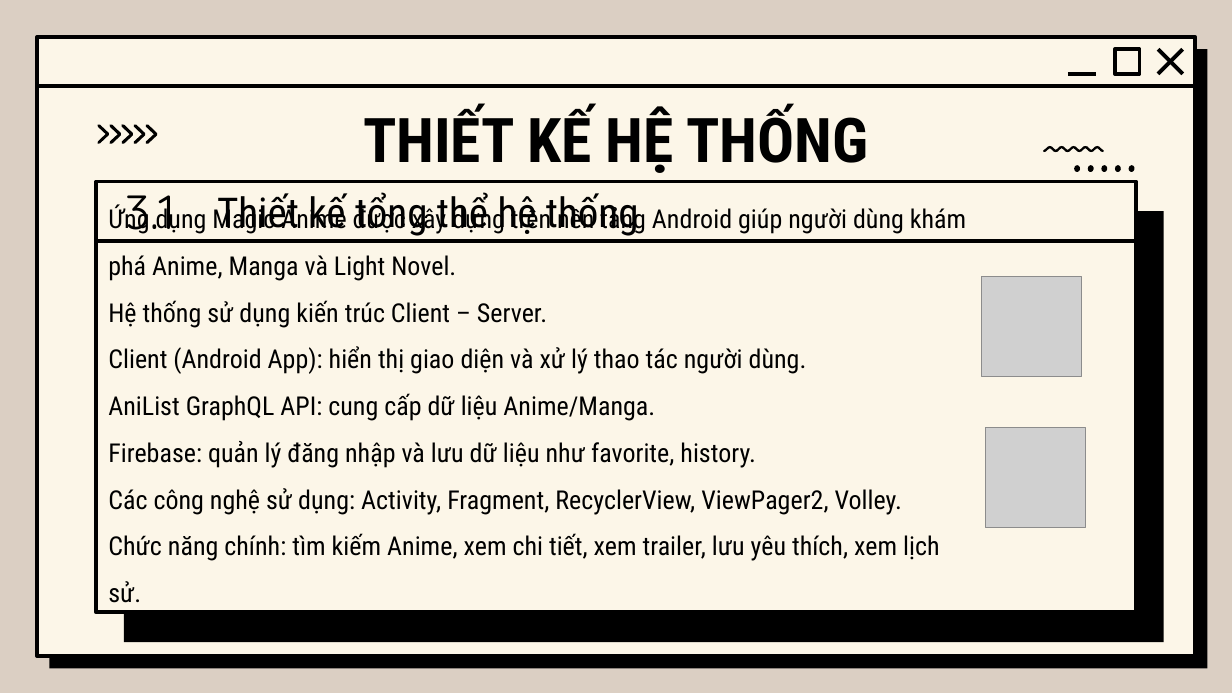
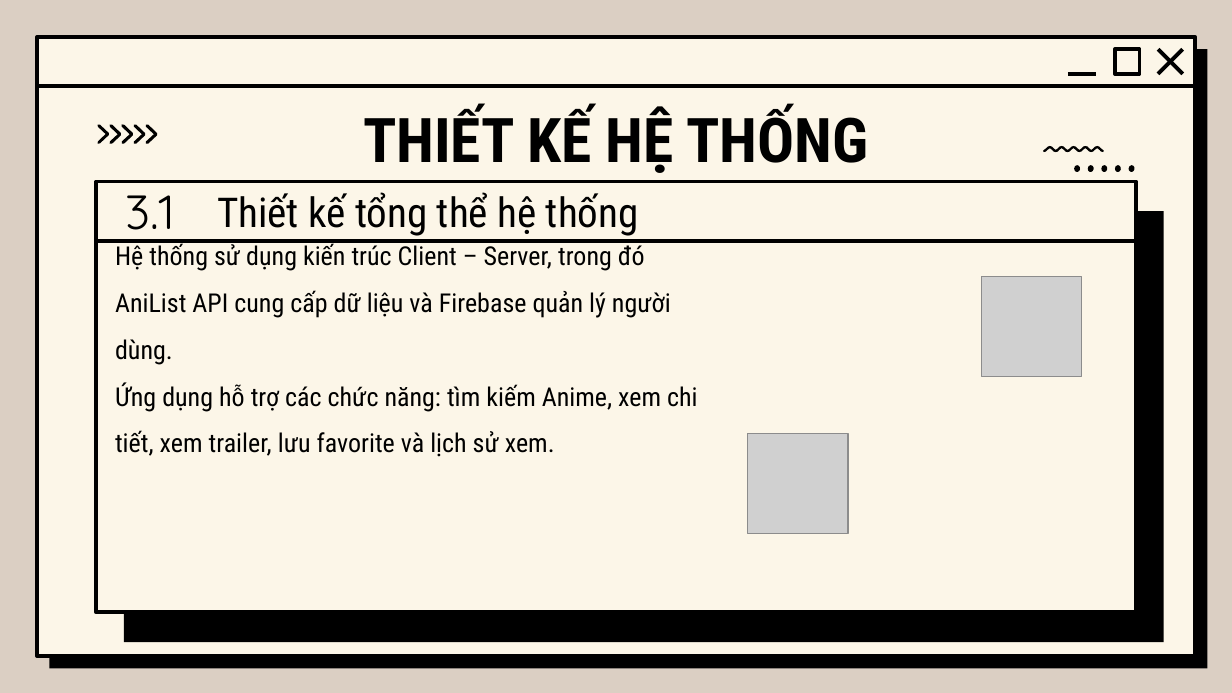
Before and after one commit to Manhwa-Academy/trailer, a slide deck: slide 19 of baocao/báo cáo.pptx (slide 18 before the commit). Drawn at 1232x693 pixels with LibreOffice and Linux fonts; fonts in the diff are those of the drawing; grey boxes stand for pictures; background and template pictures are left out. Boxes give left, top, right and bottom in pixels: in the first picture for what was removed or moved away, otherwise in the second. Text is boxed around its words. In the diff, an @@ line names an element or a change of style, - is before the commit and + after.

```diff
--- a/baocao/báo cáo.pptx
+++ b/baocao/báo cáo.pptx
@@ text at [115, 242, 698, 457]: text changed @@
-Ứng dụng Magic Anime được xây dựng trên nền tảng Android giúp người dùng khám phá Anime, Manga và Light Novel.
-Hệ thống sử dụng kiến trúc Client – Server.
-Client (Android App): hiển thị giao diện và xử lý thao tác người dùng.
-AniList GraphQL API: cung cấp dữ liệu Anime/Manga.
-Firebase: quản lý đăng nhập và lưu dữ liệu như favorite, history.
-Các công nghệ sử dụng: Activity, Fragment, RecyclerView, ViewPager2, Volley.
-Chức năng chính: tìm kiếm Anime, xem chi tiết, xem trailer, lưu yêu thích, xem lịch sử.
+Hệ thống sử dụng kiến trúc Client – Server, trong đó AniList API cung cấp dữ liệu và Firebase quản lý người dùng.
+Ứng dụng hỗ trợ các chức năng: tìm kiếm Anime, xem chi tiết, xem trailer, lưu favorite và lịch sử xem.
@@ picture: place and size @@
-picture at [986, 428, 1085, 527]
+picture at [748, 434, 848, 533]
```
Also in this commit, not shown: 1 other slide changed, 2 slides added, 36 other files.
